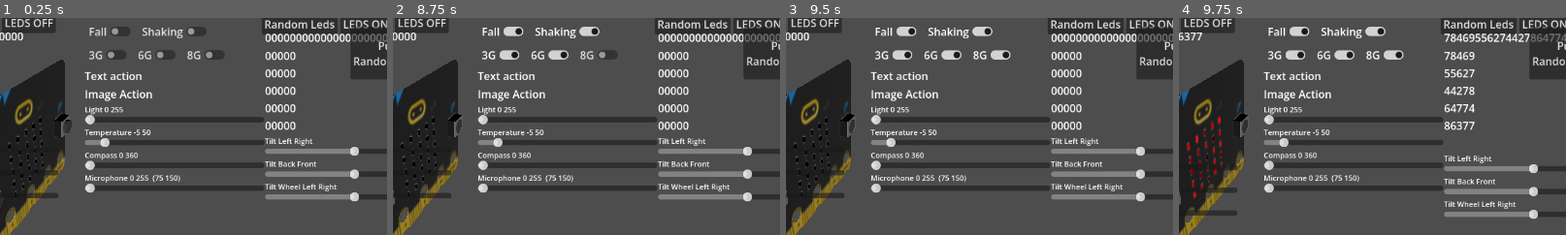
Above: before the commit, frames 1-4 (left to right).
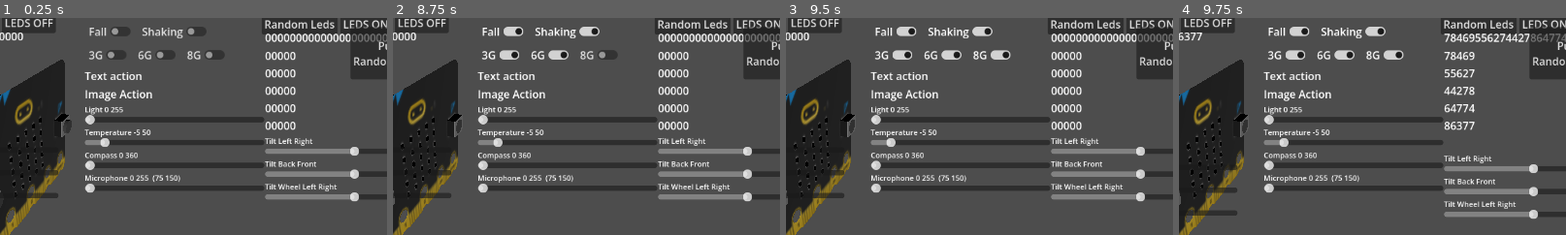
Above: after the commit, the same moments.

Repository: EloiStree/2026_03_20_godot_hello_micro_bit
Game: Godot game, scene res://_/scene/demo/demo_micro_bit_load_running_script_as_node.tscn
Same seed, same stepped clock (60 frames per second), same inputs: the game is played once before the commit and once after it.
Inputs:
- Up to frame 1 (0.25 s): no input
- Up to frame 2 (8.75 s): click "A" at 0.5 s; click "B" at 1.25 s; click "Pin 0" at 2 s; click "Pin 1" at 2.75 s; click "Pin 2" at 3.5 s; click "Pin Logo" at 4.25 s; click "Screen OFF" at 5 s; click "Fall" at 5.75 s; click "Shaking" at 6.5 s; click "3G" at 7.25 s; click "6G" at 8 s
- Up to frame 3 (9.5 s): click "8G" at 8.75 s
- Up to frame 4 (9.75 s): click "Random Leds" at 9.5 s
The pictures show only the part of the screen within x 42-92%, y 16-66%; the shares and areas given below are measured in that part.

Frames 1-3 are identical in both runs. In frame 4, 0.3% of the frame differs, in the area x 2-12%, y 45-83%.

Commit message:
Save before turning into a Godot package

Diff:
--- a/_/scene/core/micro_bit_with_code_quad_facade.tscn
+++ b/_/scene/core/micro_bit_with_code_quad_facade.tscn
@@ -4,6 +4,7 @@
 [ext_resource type="Script" uid="uid://qmbpk55orxkl" path="res://_/script/core/micro_bit_set_get_listen_to_data_state_only.gd" id="1_tpux2"]
 [ext_resource type="Resource" uid="uid://bv4gmn2ce7sv6" path="res://_/resource/micro_bit_resource_singleton.tres" id="2_tpux2"]
 [ext_resource type="PackedScene" uid="uid://mk87fwj3xx7h" path="res://_/scene/element/element_micro_bit_tactile_button_touchable.tscn" id="2_twatn"]
+[ext_resource type="Script" uid="uid://1w43piytjmrw" path="res://_/script/unstored/micro_bit_relay_leds_if_screen_on.gd" id="3_lbd2x"]
 [ext_resource type="PackedScene" uid="uid://skeqkgsk85j8" path="res://_/scene/element/element_array_matrix_leds_5x5.tscn" id="3_tpux2"]
 
 [sub_resource type="BoxMesh" id="BoxMesh_585vc"]
@@ -13,6 +14,9 @@
 [node name="MicroBitModelState" type="Node" parent="." unique_id=1999557122]
 script = ExtResource("1_tpux2")
 state = ExtResource("2_tpux2")
+
+[node name="MicroBitRelayLedsOnOff" type="Node" parent="MicroBitModelState" unique_id=993712918]
+script = ExtResource("3_lbd2x")
 
 [node name="MeshInstance3D" type="MeshInstance3D" parent="." unique_id=1809260976]
 transform = Transform3D(1, 0, 0, 0, 1, 0, 0, 0, 0.01, 0, 0.5, 0)
@@ -133,10 +137,13 @@
 transform = Transform3D(0.37176198, 0, 0, 0, 0.19060563, -3.5527137e-15, 0, 6.217249e-15, 0.57602805, 7.8950367, 0.10435083, 7.7289405)
 metadata/_edit_group_ = true
 
-[connection signal="on_array_leds_updated" from="MicroBitModelState" to="ArrayMatrixLeds5x5" method="display_set_all_leds_with_array_of_percent_0_1"]
+[connection signal="on_array_leds_updated" from="MicroBitModelState" to="MicroBitModelState/MicroBitRelayLedsOnOff" method="relay_float_array_percent_0_1"]
 [connection signal="on_button_a_updated" from="MicroBitModelState" to="MicroBitTactileButtonTouchableA" method="override_pressing_value_and_ui_state"]
 [connection signal="on_button_b_updated" from="MicroBitModelState" to="MicroBitTactileButtonTouchableB" method="override_pressing_value_and_ui_state"]
 [connection signal="on_button_reset_updated" from="MicroBitModelState" to="MicroBitTactileButtonTouchableReset" method="override_pressing_value_and_ui_state"]
+[connection signal="on_is_screen_disabled_updated" from="MicroBitModelState" to="MicroBitModelState/MicroBitRelayLedsOnOff" method="set_as_screen_disabled"]
+[connection signal="on_relay_string_array_percent_0_9" from="MicroBitModelState/MicroBitRelayLedsOnOff" to="ArrayMatrixLeds5x5" method="display_set_all_leds_with_text_image"]
+[connection signal="on_screen_turned_off" from="MicroBitModelState/MicroBitRelayLedsOnOff" to="MicroBitModelState" method="set_leds_5x5_to_off"]
 [connection signal="on_pressing_updated" from="MicroBitTactileButtonTouchableA" to="MicroBitModelState" method="set_button_a"]
 [connection signal="on_pressing_updated" from="MicroBitTactileButtonTouchableB" to="MicroBitModelState" method="set_button_b"]
 [connection signal="on_pressing_updated" from="MicroBitTactileButtonTouchableReset" to="MicroBitModelState" method="set_button_reset"]
--- /dev/null
+++ b/_/script/unstored/micro_bit_relay_leds_if_screen_on.gd
@@ -0,0 +1,60 @@
+class_name MicroBitRelayLedsIfScreenOn
+extends Node
+
+signal on_screen_turned_on_changed(is_on:bool)
+signal on_screen_turned_on_updated(is_on:bool)
+signal on_screen_turned_off()
+signal on_screen_turned_on()
+
+signal on_relay_float_array_percent_0_1(value:Array[float])
+signal on_relay_string_array_percent_0_9(value:String)
+
+@export var screen_on:bool
+
+@export_group("Screen On Off Options")
+@export var send_screen_off_set_array:bool = true
+@export var reset_string_off_screen_off:String = "00000 00000 00000 00000 00000"
+
+
+func _ready() -> void:
+
+	if send_screen_off_set_array:
+		on_screen_turned_off.connect(_on_screen_turned_off)
+
+
+func _on_screen_turned_off() -> void:
+		on_relay_string_array_percent_0_9.emit(reset_string_off_screen_off)
+
+#region Set getters and setters
+func set_as_screen_disabled(is_disabled:bool) -> void:
+	set_screen_on(not is_disabled)
+
+func set_screen_on(value:bool) -> void:
+	var is_changed = screen_on != value
+	if is_changed:
+		screen_on = value
+		on_screen_turned_on_changed.emit(screen_on)
+		if screen_on:
+			on_screen_turned_on.emit()
+		else:
+			on_screen_turned_off.emit()
+	on_screen_turned_on_updated.emit(screen_on)
+
+func is_screen_on() -> bool:
+	return screen_on
+
+#endregion
+
+
+#region relay methods
+
+func relay_float_array_percent_0_1(value:Array[float]) -> void:
+	if is_screen_on():
+		on_relay_float_array_percent_0_1.emit(value)
+
+func relay_string_array_percent_0_9(value:String) -> void:
+	if is_screen_on():
+		on_relay_string_array_percent_0_9.emit(value)
+
+
+#endregion
Not shown, added: _/script/unstored/micro_bit_relay_leds_if_screen_on.gd.uid
